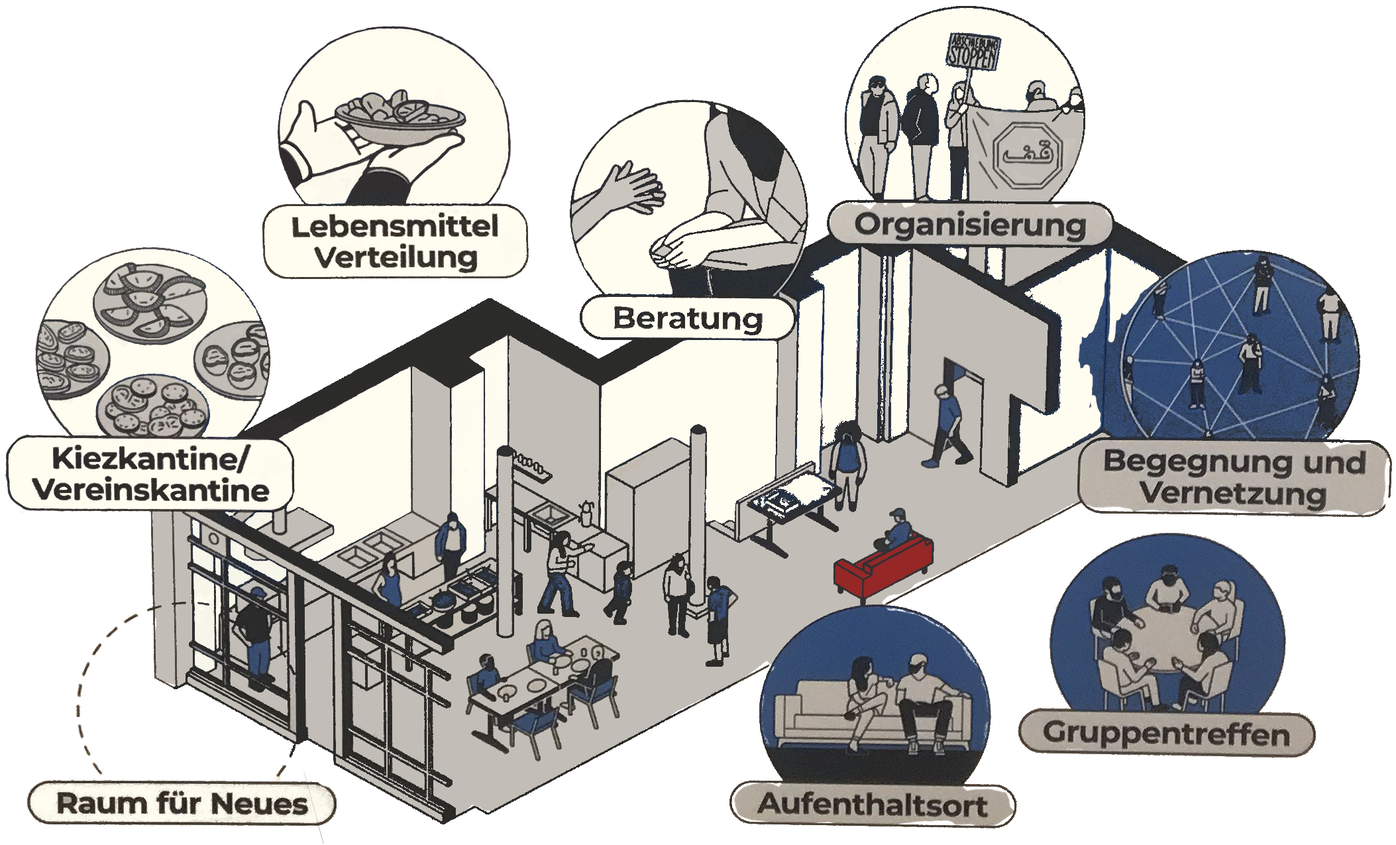
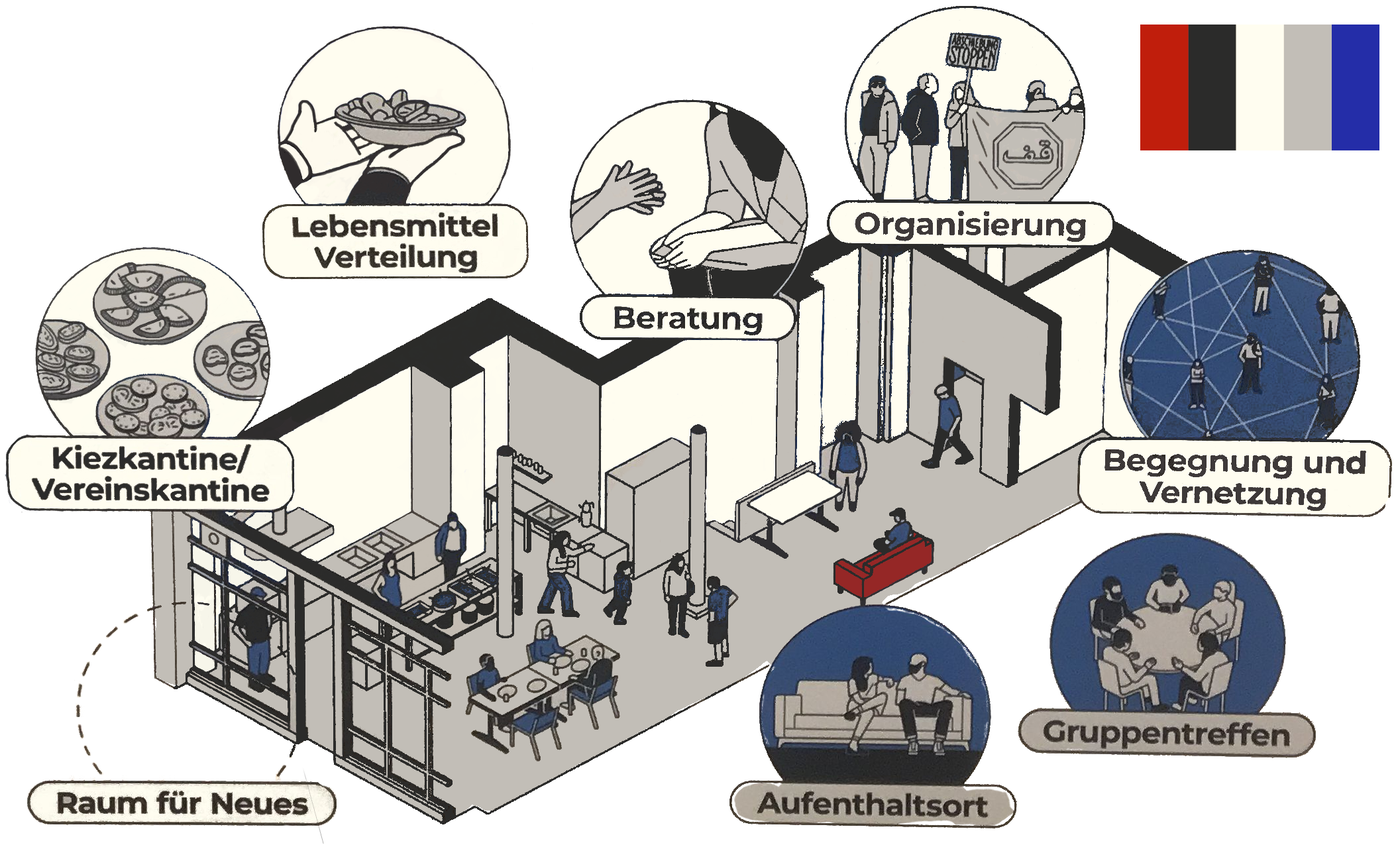
Comparing the layer stacks of the two 1396x845 images. Changes:
added layer "palette(2).png" above "inside_bilgi_2.png" over [1140, 24, 1380, 151]
painted on "inside_bilgi_2.png" over [667, 24, 1391, 601]
